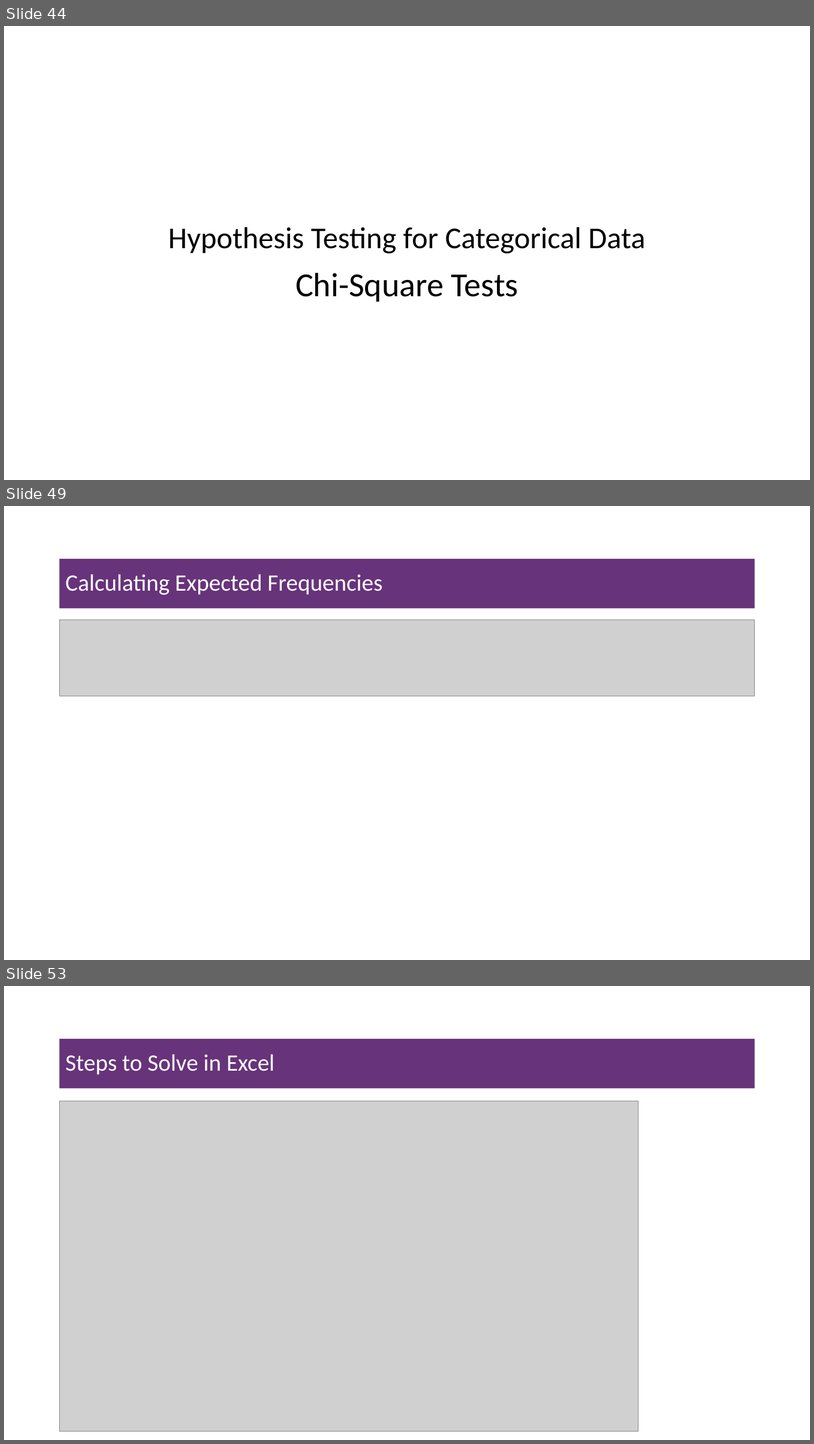
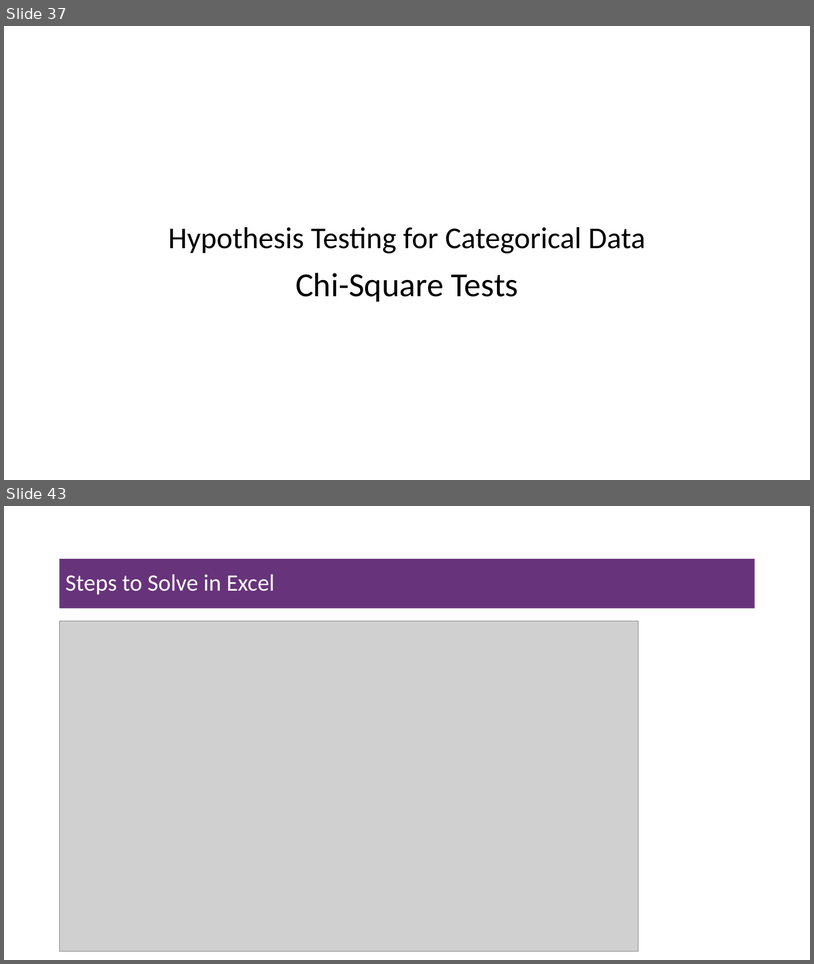
Before and after one commit to msfasha/307102-Descriptive-Statistics-for-Business, a slide deck: Part 2 - Inferential Statisitcs/Part 2.3 - Introduction to Hypothesis Testing/Part 2.3 - Introduction to Hypthesis Testing.pptx. Shown one above the other, each under a label of ours: slides 44, 49 and 53 before the commit, slides 37 and 43 after it; the slides between them are not shown. The pictures are 814x1444 and 814x964 pixels, drawn with LibreOffice and Linux fonts; fonts in the diff are those of the drawing; grey boxes stand for pictures; background and template pictures are left out. Boxes give left, top, right and bottom in pixels: in the first picture for what was removed or moved away, otherwise in the second. Text is boxed around its words. In the diff, an @@ line names an element or a change of style, - is before the commit and + after.

```diff
--- a/Part 2 - Inferential Statisitcs/Part 2.3 - Introduction to Hypothesis Testing/Part 2.3 - Introduction to Hypthesis Testing.pptx
+++ b/Part 2 - Inferential Statisitcs/Part 2.3 - Introduction to Hypothesis Testing/Part 2.3 - Introduction to Hypthesis Testing.pptx
@@ slide 49 removed at (4, 506, 810, 960), background #FFFFFF @@
@@ title removed at (60, 559, 755, 608) @@
-Calculating Expected Frequencies
@@ picture removed at (60, 620, 755, 696) @@
@@ what was slide 44 is now slide 37 @@
@@ what was slide 53 is now slide 43 @@
```
Also in this commit, not shown: 4 slides changed, 2 slides added, 3 other slides removed, 2 other files.
